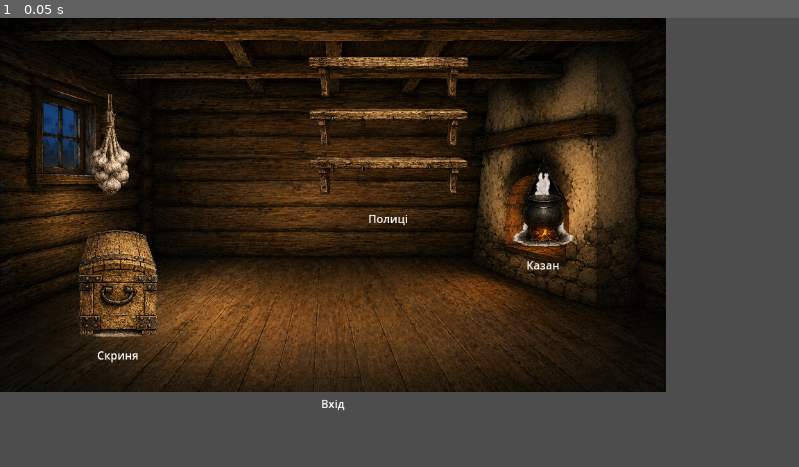
Above: before the commit, frame 1.
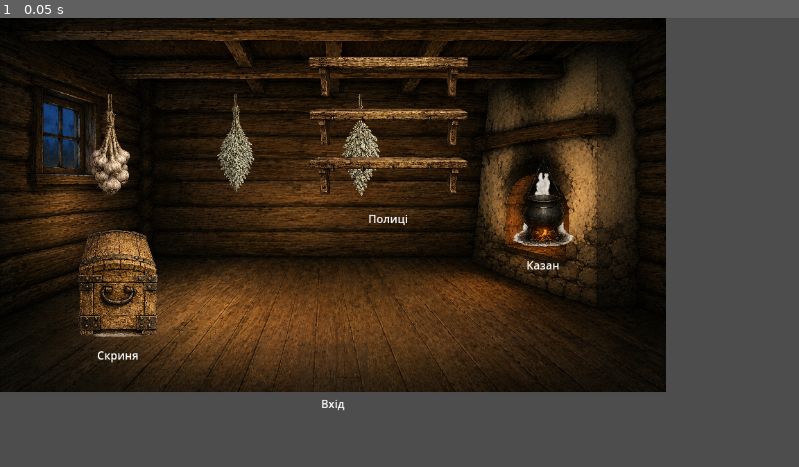
Above: after the commit, the same moment.

Repository: zav1K/molfar
Game: Godot game, scene res://scenes/Hut.tscn
Two runs of this game, one before a commit and one after it. Both use one fixed random seed, a clock stepped at 60 frames per second and the inputs below.
Inputs:
- Up to frame 1 (0.05 s): no input

The runs differ from the first frame. In frame 1, 0.8% of the frame differs, in the area x 27-48%, y 16-40%.

Commit message:
Wire wormwood and mint bundle art onto the beam
Both measured and sized the same way as garlic — content bbox driven,
targeting the same ~55px visual width so all three bundles read as a
consistent size on the beam despite differing padding in their source
canvases (garlic's canvas has much more headroom than these two, so
reusing its box size verbatim would have made wormwood/mint look
oversized). dream_grass and kupala_dew still have no art and stay
hidden.

Diff:
--- a/data/ingredients/mint.tres
+++ b/data/ingredients/mint.tres
@@ -1,6 +1,7 @@
-[gd_resource type="Resource" script_class="Ingredient" load_steps=2 format=3]
+[gd_resource type="Resource" script_class="Ingredient" load_steps=3 format=3]
 
 [ext_resource type="Script" path="res://scripts/resources/ingredient.gd" id="1"]
+[ext_resource type="Texture2D" path="res://assets/hut/mint.png" id="2"]
 
 [resource]
 script = ExtResource("1")
@@ -13,3 +14,4 @@
 season_end_day = 366
 festival_id = &""
 placeholder_color = Color(0.4, 0.75, 0.55, 1)
+bundle_icon = ExtResource("2")
--- a/data/ingredients/wormwood.tres
+++ b/data/ingredients/wormwood.tres
@@ -1,6 +1,7 @@
-[gd_resource type="Resource" script_class="Ingredient" load_steps=2 format=3]
+[gd_resource type="Resource" script_class="Ingredient" load_steps=3 format=3]
 
 [ext_resource type="Script" path="res://scripts/resources/ingredient.gd" id="1"]
+[ext_resource type="Texture2D" path="res://assets/hut/wormwood.png" id="2"]
 
 [resource]
 script = ExtResource("1")
@@ -13,3 +14,4 @@
 season_end_day = 366
 festival_id = &""
 placeholder_color = Color(0.55, 0.6, 0.35, 1)
+bundle_icon = ExtResource("2")
--- a/scenes/Hut.tscn
+++ b/scenes/Hut.tscn
@@ -63,10 +63,10 @@
 position = Vector2(340, 110)
 
 [node name="Bundle" type="TextureRect" parent="Anchors/BeamBundle2"]
-offset_left = -69.0
-offset_top = 0.0
-offset_right = 66.0
-offset_bottom = 202.0
+offset_left = -52.0
+offset_top = 0.0
+offset_right = 52.0
+offset_bottom = 155.0
 expand_mode = 1
 stretch_mode = 0
 script = ExtResource("8")
@@ -76,10 +76,10 @@
 position = Vector2(520, 110)
 
 [node name="Bundle" type="TextureRect" parent="Anchors/BeamBundle3"]
-offset_left = -69.0
-offset_top = 0.0
-offset_right = 66.0
-offset_bottom = 202.0
+offset_left = -53.0
+offset_top = 0.0
+offset_right = 52.0
+offset_bottom = 157.0
 expand_mode = 1
 stretch_mode = 0
 script = ExtResource("8")
--- a/scripts/hut.gd
+++ b/scripts/hut.gd
@@ -20,8 +20,8 @@
 		zone.activated.connect(_on_zone_activated)
 	# DEBUG: seed the inventory so the beam bundles have something to react to
 	# until the garden/gathering loop actually grants ingredients. Remove once
-	# that exists. Ingredients without bundle art (everything but garlic right
-	# now) should stay hidden despite being "held" — that's the fallback working.
+	# that exists. dream_grass/kupala_dew have no bundle art yet and aren't
+	# seeded here — nothing to show for them regardless of inventory state.
 	if not PlayerInventory.has(&"garlic"):
 		PlayerInventory.add(&"garlic", 3)
 	if not PlayerInventory.has(&"wormwood"):
